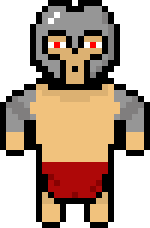
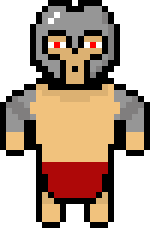
Two versions of the same layered image (150px x 228px). Layer-by-layer changes:
painted on "Layer 1" over (x1=48, y1=174, x2=102, y2=198)
